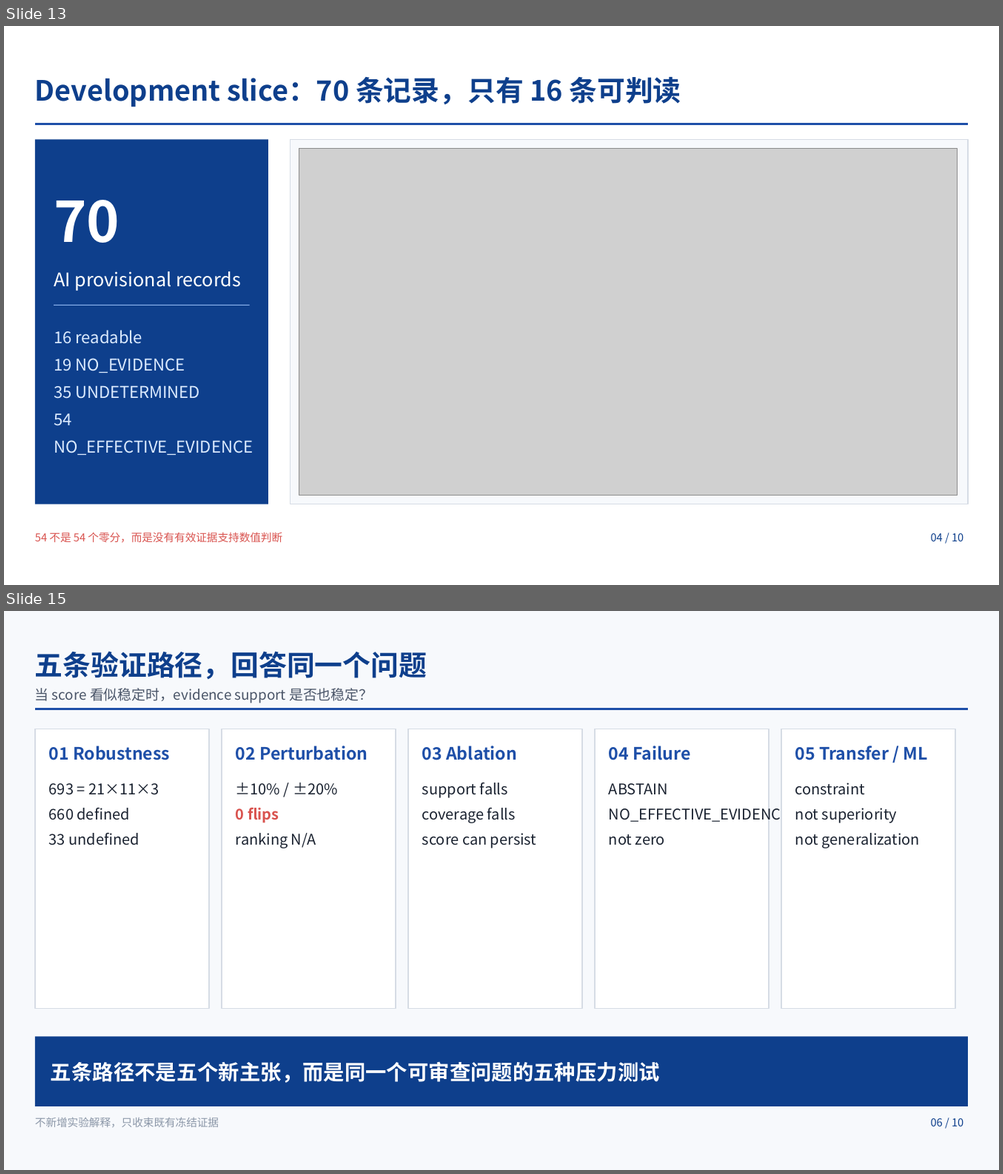
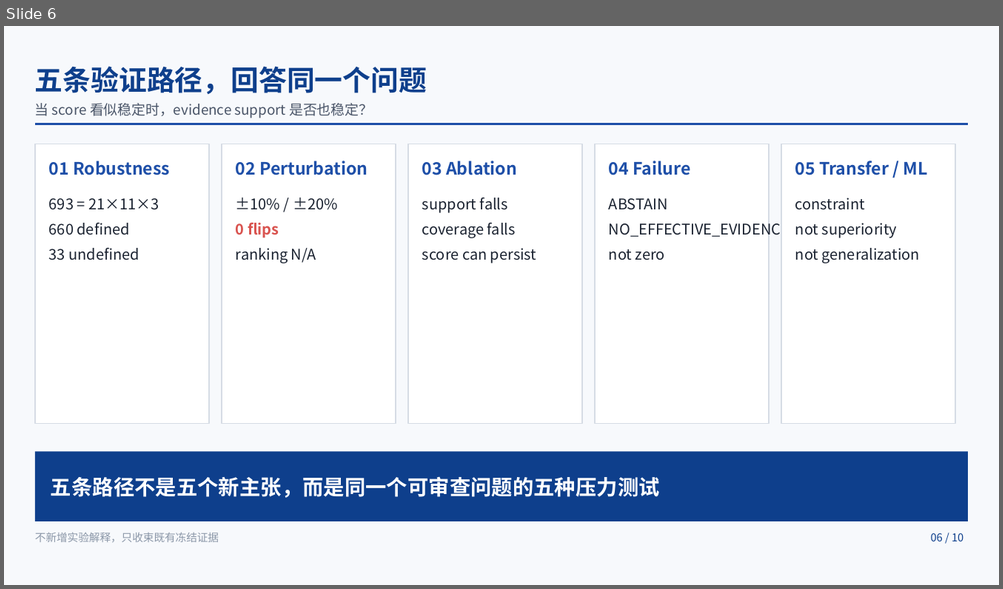
Before and after one commit to cvcingcvc-code/math, a slide deck: outputs/submission_package_development_only/slides/education_ai_evidence_roadshow_final.pptx. Shown one above the other, each under a label of ours: slides 13 and 15 before the commit, slide 6 after it; the slides between them are not shown. The pictures are 1003x1174 and 1003x589 pixels, drawn with LibreOffice and Linux fonts; fonts in the diff are those of the drawing; grey boxes stand for pictures. Boxes give left, top, right and bottom in pixels: in the first picture for what was removed or moved away, otherwise in the second. Text is boxed around its words. In the diff, an @@ line names an element or a change of style, - is before the commit and + after.

```diff
--- a/outputs/submission_package_development_only/slides/education_ai_evidence_roadshow_final.pptx
+++ b/outputs/submission_package_development_only/slides/education_ai_evidence_roadshow_final.pptx
@@ slide 13 removed at <box>4,26,999,585</box>, background #FFFFFF @@
@@ freeform shape removed at <box>35,57,968,126</box> @@
@@ text removed at <box>35,77,681,107</box> @@
-Development slice：70 条记录，只有 16 条可判读
@@ rectangle removed at <box>35,139,268,505</box> @@
@@ rectangle removed at <box>290,139,967,505</box> @@
@@ picture removed at <box>299,149,957,496</box> @@
@@ text removed at <box>54,200,119,243</box> @@
-70
@@ text removed at <box>54,272,241,291</box> @@
-AI provisional records
@@ rectangle removed at <box>54,305,250,306</box> @@
@@ text removed at <box>54,330,253,455</box> @@
-16 readable
-19 NO_EVIDENCE
-35 UNDETERMINED
-54 NO_EFFECTIVE_EVIDENCE
@@ text removed at <box>35,532,282,543</box> @@
-54 不是 54 个零分，而是没有有效证据支持数值判断
@@ text removed at <box>930,534,963,542</box> @@
-04 / 10
@@ what was slide 15 is now slide 6 @@
```
Also in this commit, not shown: 8 other slides removed, 24 other files.
